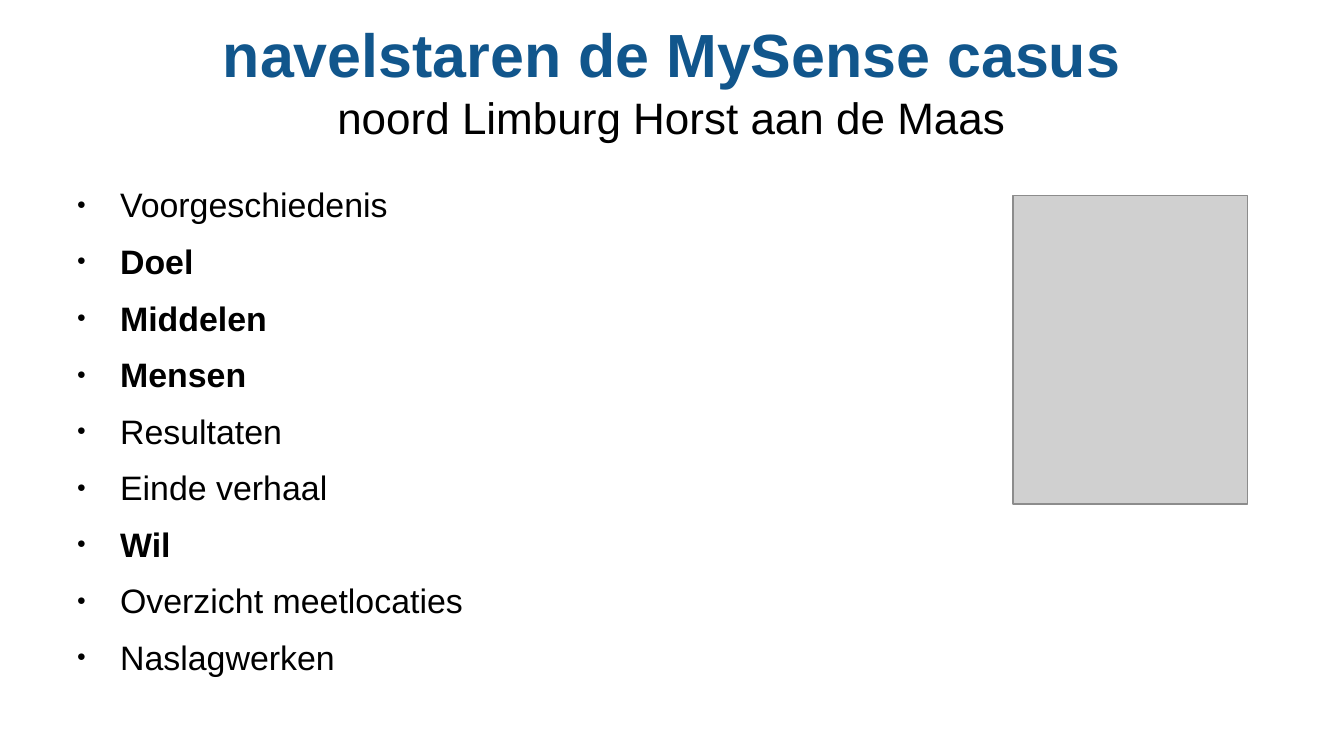
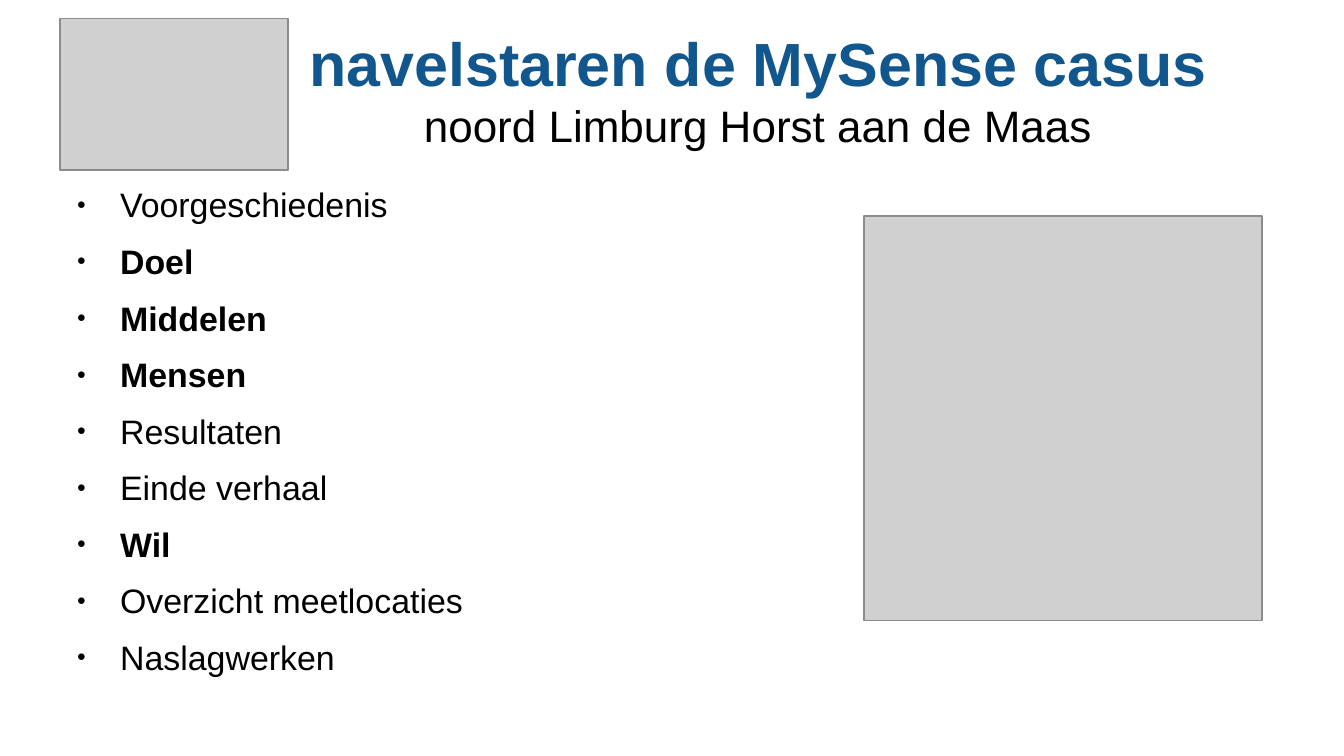
Before and after one commit to teusH/MySense, a slide deck: slide 1 of reports/202603-Casus-Horst aan de Maas.odp. Drawn at 1344x756 pixels with LibreOffice and Linux fonts; fonts in the diff are those of the drawing; grey boxes stand for pictures. Boxes give left, top, right and bottom in pixels: in the first picture for what was removed or moved away, otherwise in the second. Text is boxed around its words. In the diff, an @@ line names an element or a change of style, - is before the commit and + after.

```diff
--- a/reports/202603-Casus-Horst aan de Maas.odp
+++ b/reports/202603-Casus-Horst aan de Maas.odp
@@ picture: place and size @@
-picture at [1013,196,1249,505]
+picture at [60,18,288,170]
@@ title "navelstaren de MySense casus noord ...": place and size @@
-title "navelstaren de MySense casus noord ..." at [223,32,1120,142]
+title "navelstaren de MySense casus noord ..." at [309,41,1207,150]
@@ picture added at [865,216,1264,621] @@
```
Also in this commit, not shown: 10 other slides changed, 4 other files.
